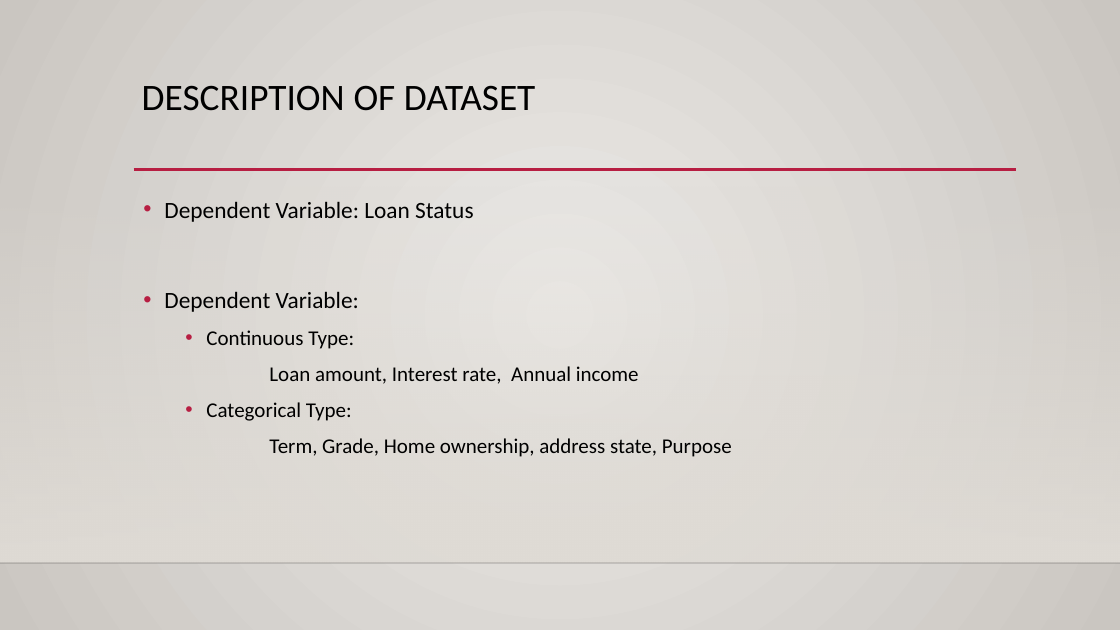
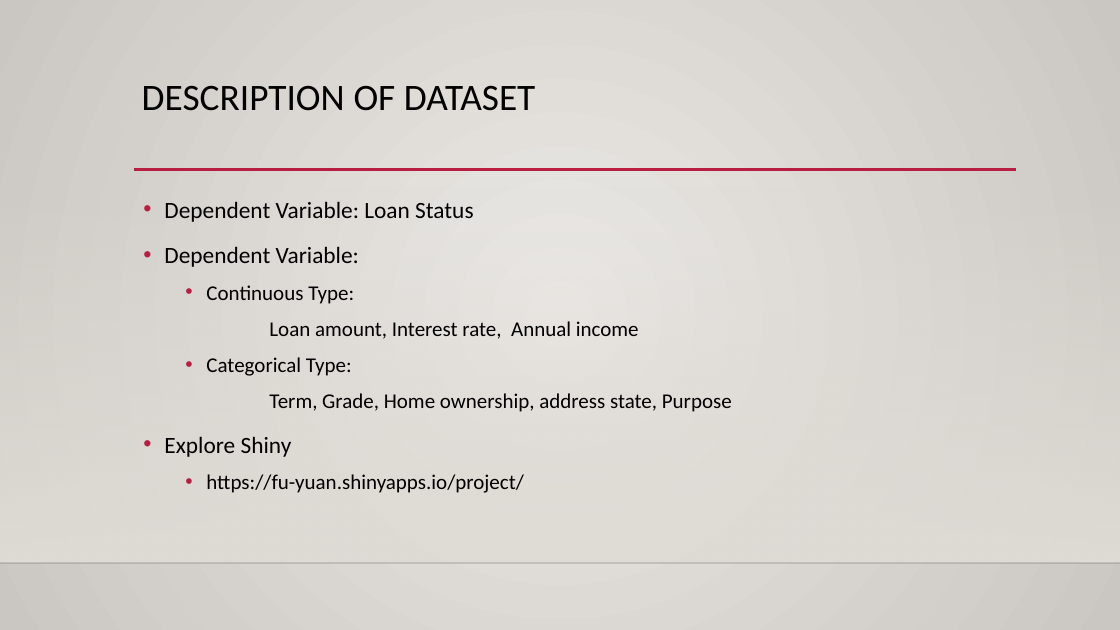
Before and after one commit to nycdatasci/bootcamp009_project, a slide deck: slide 3 of Project1-ExploreVis/Fu-Yuan VIs/Visualization project.pptx. Drawn at 1120x630 pixels with LibreOffice and Linux fonts; fonts in the diff are those of the drawing; background and template pictures are left out. Boxes give left, top, right and bottom in pixels: in the first picture for what was removed or moved away, otherwise in the second. Text is boxed around its words. In the diff, an @@ line names an element or a change of style, - is before the commit and + after.

Commit message:
aa

```diff
--- a/Project1-ExploreVis/Fu-Yuan VIs/Visualization project.pptx
+++ b/Project1-ExploreVis/Fu-Yuan VIs/Visualization project.pptx
@@ text at [164,436,523,493]: paragraphs added @@
+• Explore Shiny
+  • https://fu-yuan.shinyapps.io/project/
```
